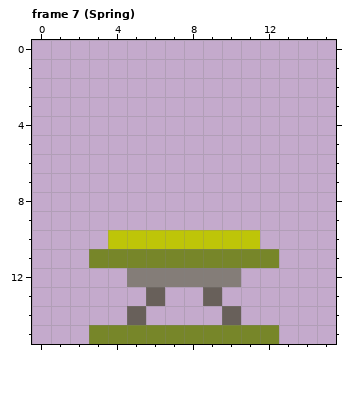
Pixel-art file, stored at Amano/Assets/Objects/Sprites/trampoline_sprite.aseprite. Above, as it was before the edit.
16x16 pixels, 7 frames. Shown: frame 7 (Spring). The commit also changed other frames, which this record leaves out.
The same view after the edit:
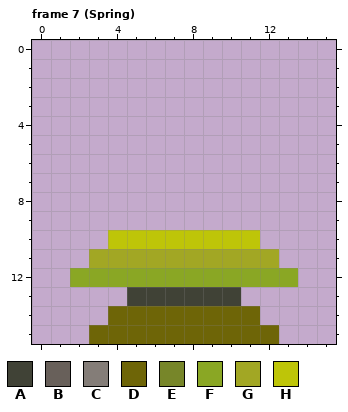
Palette (. is transparent): A #404236  B #68605a  C #847d78  D #6e6507  E #778629  F #8aa724  G #a2a724  H #bec508
Message: Remade Trampoline to Mushroom Sprite & Modify Dash Trail
Edits made:
--- frame 7 (Spring)
@@ x 0..15 @@
 10 ....HHHHHHHH....
-11 ...EEEEEEEEEE...
-12 .....CCCCCC.....
-13 ......B..B......
-14 .....B....B.....
-15 ...EEEEEEEEEE...
+11 ...GGGGGGGGGG...
+12 ..FFFFFFFFFFFF..
+13 .....AAAAAA.....
+14 ....DDDDDDDD....
+15 ...DDDDDDDDDD...
Where, in picture pixels (left, top, right, bottom), the same in both pictures:
changed: (70, 249, 298, 344)
